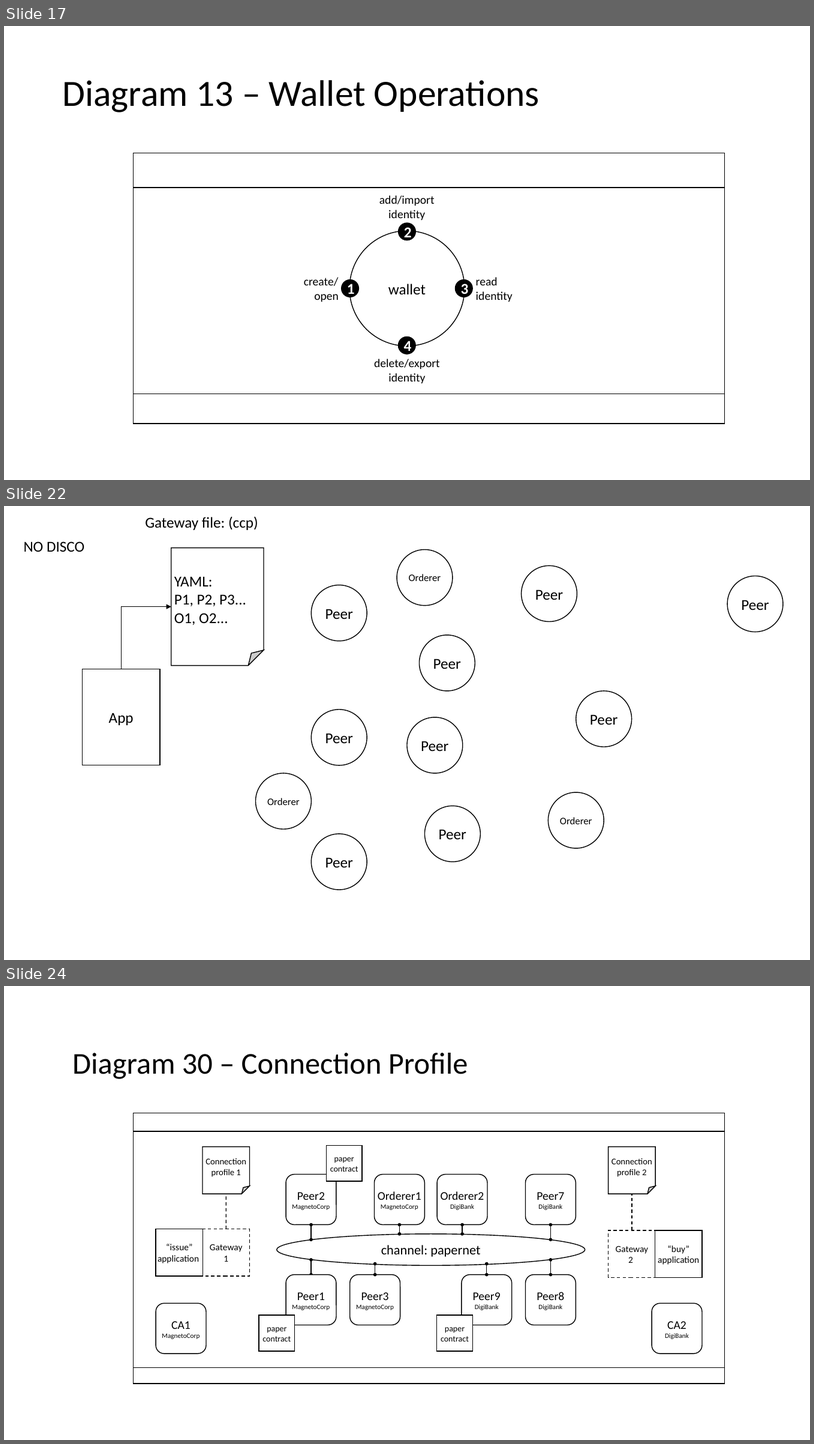
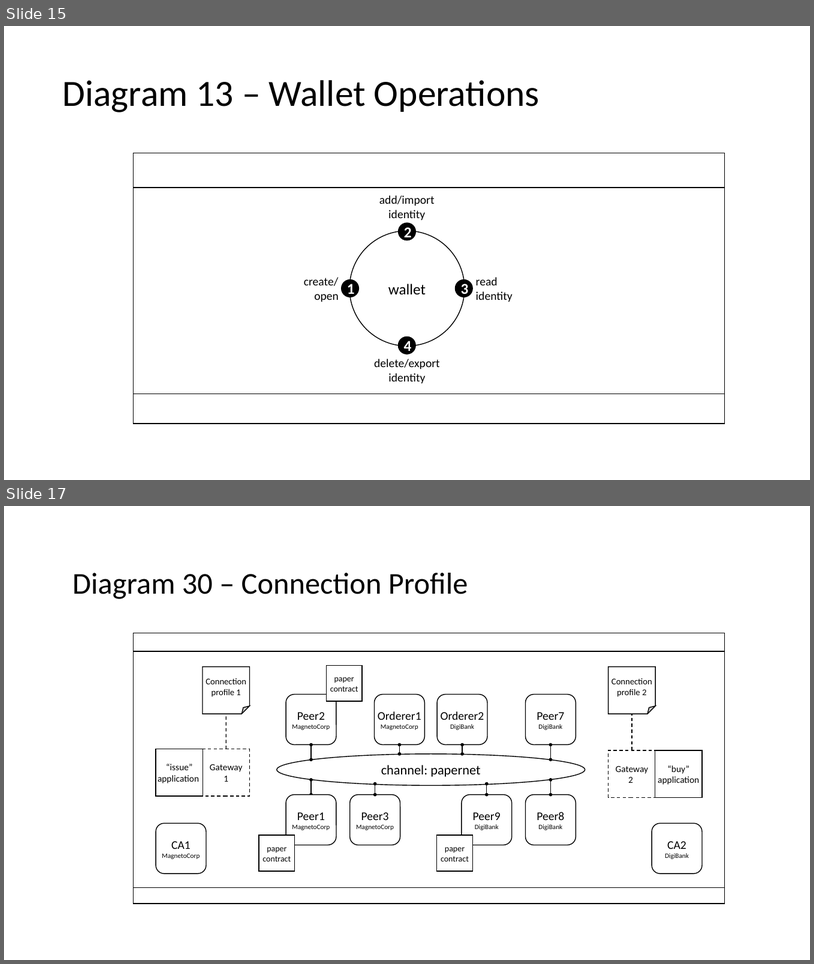
Before and after one commit to hyperledger/fabric, a slide deck: docs/source/developapps/diagrams.pptx. Shown one above the other, each under a label of ours: slides 17, 22 and 24 before the commit, slides 15 and 17 after it; the slides between them are not shown. The pictures are 814x1444 and 814x964 pixels, drawn with LibreOffice and Linux fonts; fonts in the diff are those of the drawing. Boxes give left, top, right and bottom in pixels: in the first picture for what was removed or moved away, otherwise in the second. Text is boxed around its words. In the diff, an @@ line names an element or a change of style, - is before the commit and + after.

```diff
--- a/docs/source/developapps/diagrams.pptx
+++ b/docs/source/developapps/diagrams.pptx
@@ slide 22 removed at (4,506,810,960), background #FFFFFF @@
@@ text removed at (145,516,258,530) @@
-Gateway file: (ccp)
@@ text removed at (24,541,84,552) @@
-NO DISCO
@@ folded corner removed at (171,548,264,666) @@
-YAML:
-P1, P2, P3...
-O1, O2...
@@ ellipse removed at (397,550,453,605) @@
-Orderer
@@ ellipse removed at (522,566,578,622) @@
-Peer
@@ ellipse removed at (728,576,784,632) @@
-Peer
@@ ellipse removed at (311,585,367,641) @@
-Peer
@@ elbow arrow removed from (122, 669) to (171, 606) @@
@@ ellipse removed at (420,635,475,691) @@
-Peer
@@ rectangle removed at (83,669,160,766) @@
-App
@@ ellipse removed at (576,691,632,747) @@
-Peer
@@ ellipse removed at (311,709,367,765) @@
-Peer
@@ ellipse removed at (408,717,463,773) @@
-Peer
@@ ellipse removed at (255,773,311,828) @@
-Orderer
@@ ellipse removed at (548,792,604,848) @@
-Orderer
@@ ellipse removed at (425,805,481,861) @@
-Peer
@@ ellipse removed at (311,834,367,889) @@
-Peer
@@ what was slide 17 is now slide 15 @@
@@ what was slide 24 is now slide 17 @@
```
Also in this commit, not shown: 2 slides changed, 1 slide added, 11 other slides removed, 7 other files.
